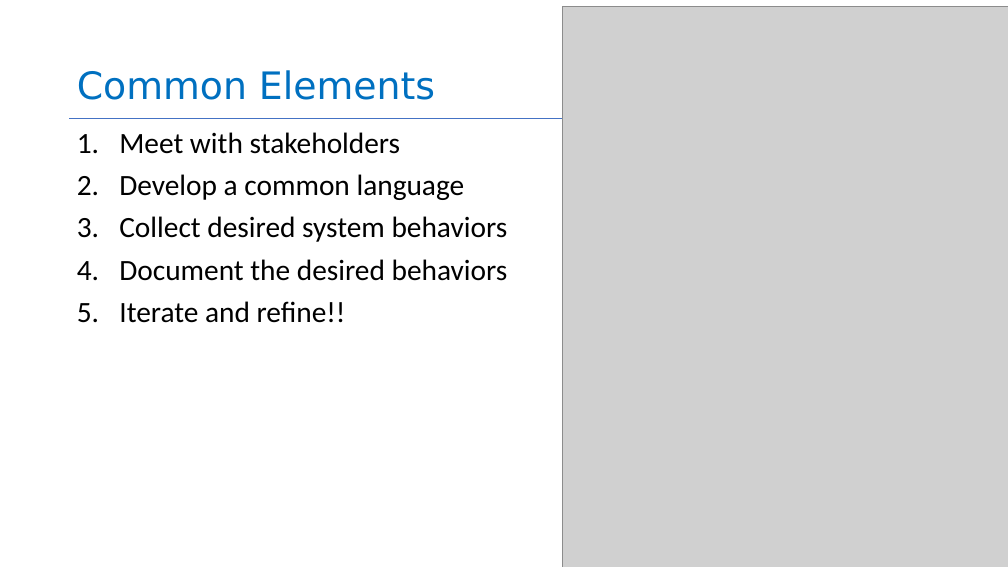
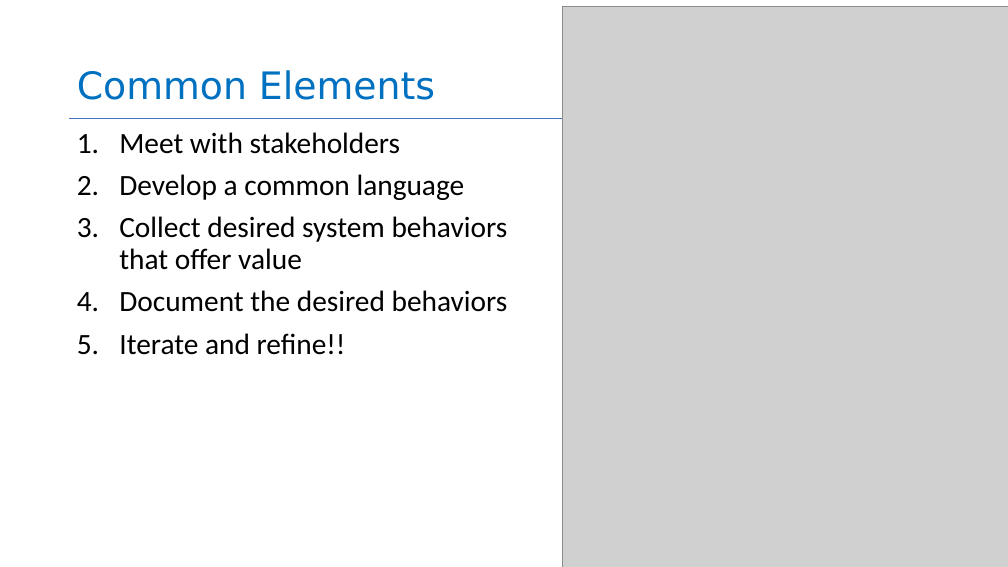
Before and after one commit to yashburshe/CS4530-Fall-2025, a slide deck: slide 6 of Slides/Module 01.2 Requirements Gathering.pptx. Drawn at 1008x567 pixels with LibreOffice and Linux fonts; fonts in the diff are those of the drawing; grey boxes stand for pictures. Boxes give left, top, right and bottom in pixels: in the first picture for what was removed or moved away, otherwise in the second. Text is boxed around its words. In the diff, an @@ line names an element or a change of style, - is before the commit and + after.

```diff
--- a/Slides/Module 01.2 Requirements Gathering.pptx
+++ b/Slides/Module 01.2 Requirements Gathering.pptx
@@ text at (x1=119, y1=216, x2=508, y2=270): text changed @@
-3. Collect desired system behaviors
+3. Collect desired system behaviors that offer value
```
Also in this commit, not shown: 10 other slides changed, 3 slides added, 2 other files.
